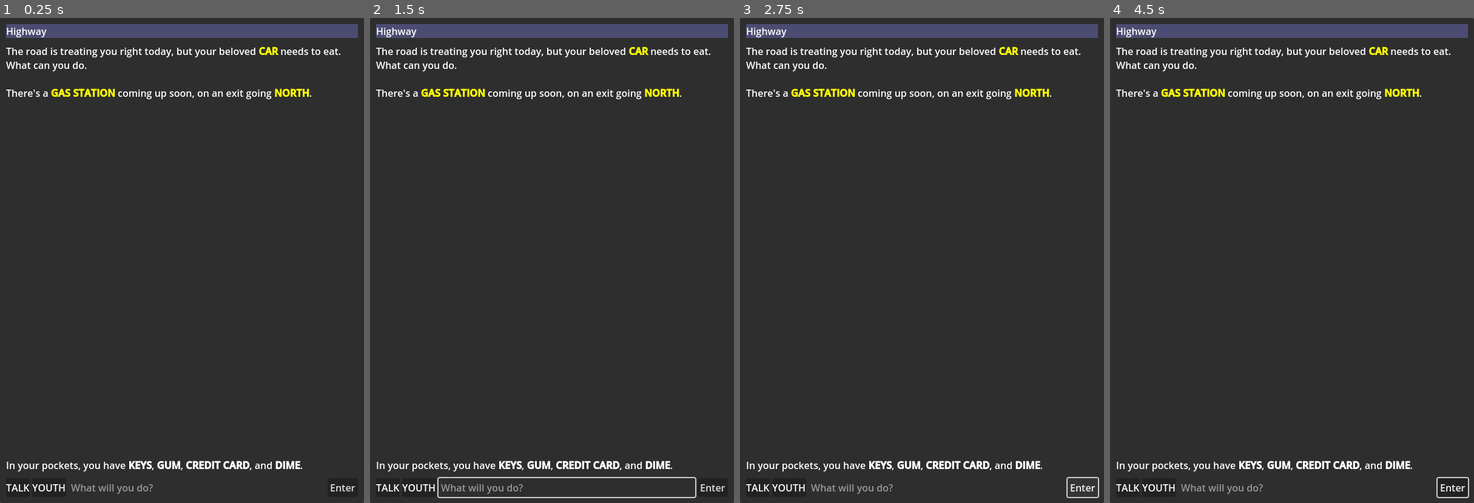
Above: before the commit, frames 1-4 (left to right).
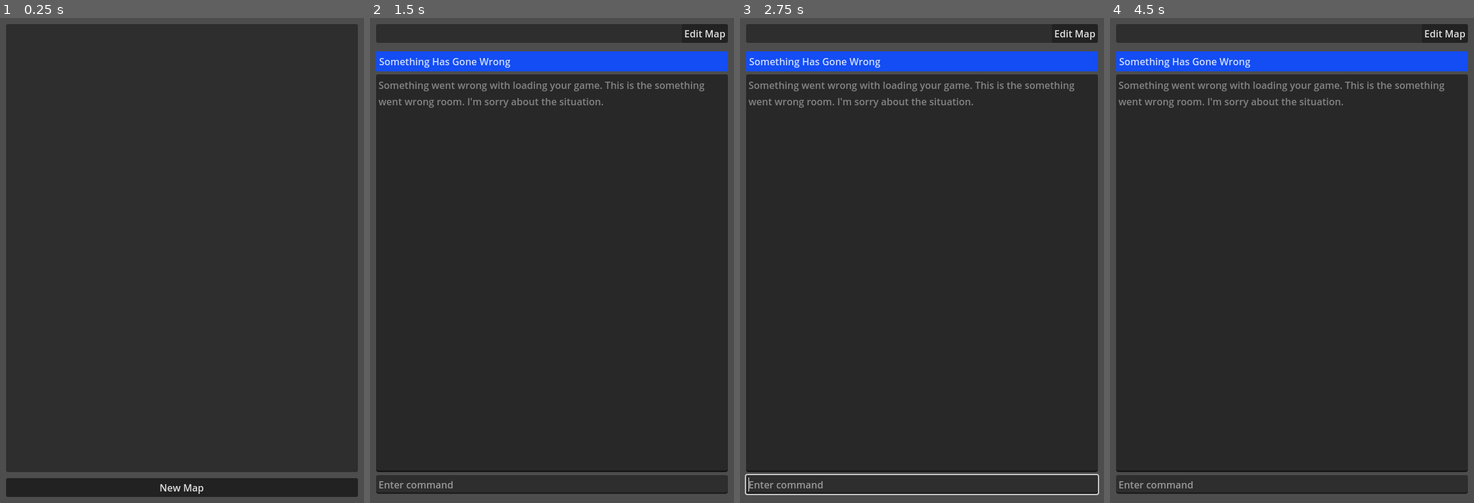
Above: after the commit, the same moments.

Repository: SashaMkrv/godot-4.2.1-text-adventure
Game: Godot game, scene res://NavigationOnly/Scenes/NavigationOnlyApp.tscn
Same seed, same stepped clock (60 frames per second), same inputs: the game is played once before the commit and once after it. Before the commit the project starts from res://Scenes/Core.tscn.
Inputs (mouse positions are in pixels of both pictures, inside the frame that each line leads up to):
- Up to frame 1 (0.25 s): no input
- Up to frame 2 (1.5 s): click (552, 488) at 0.5 s, where only the run after the commit has a clickable "New Map"; click (595, 32) at 1.25 s, where only the run after the commit has a clickable "Play Map"
- Up to frame 3 (2.75 s): click (1082, 488) at 2 s, where only the run before the commit has a clickable "Enter"
- Up to frame 4 (4.5 s): click (1452, 488) at 2.75 s, where only the run before the commit has a clickable "Enter"; click (1444, 32) at 3.5 s, where only the run after the commit has a clickable "Edit Map"; click (1335, 32) at 4.25 s, where only the run after the commit has a clickable "Play Map"

The runs differ from the first frame. In frame 1, 12% of the frame differs, in the area x 0-100%, y 0-100%; in frame 2, 19%; in frame 3, 19%; in frame 4, 19%.
Error after the commit: Invalid access to property or key of type 'String' on a base object of type 'Dictionary'. (res://NavigationOnly/Scripts/MapPlayer.gd:144)

Commit message:
change main scene to navigation only

Diff:
--- a/project.godot
+++ b/project.godot
@@ -11,7 +11,7 @@
 [application]
 
 config/name="421 Text Adventure Test"
-run/main_scene="res://Scenes/Core.tscn"
+run/main_scene="res://NavigationOnly/Scenes/NavigationOnlyApp.tscn"
 config/features=PackedStringArray("4.3", "GL Compatibility")
 config/icon="res://icon.svg"
 
